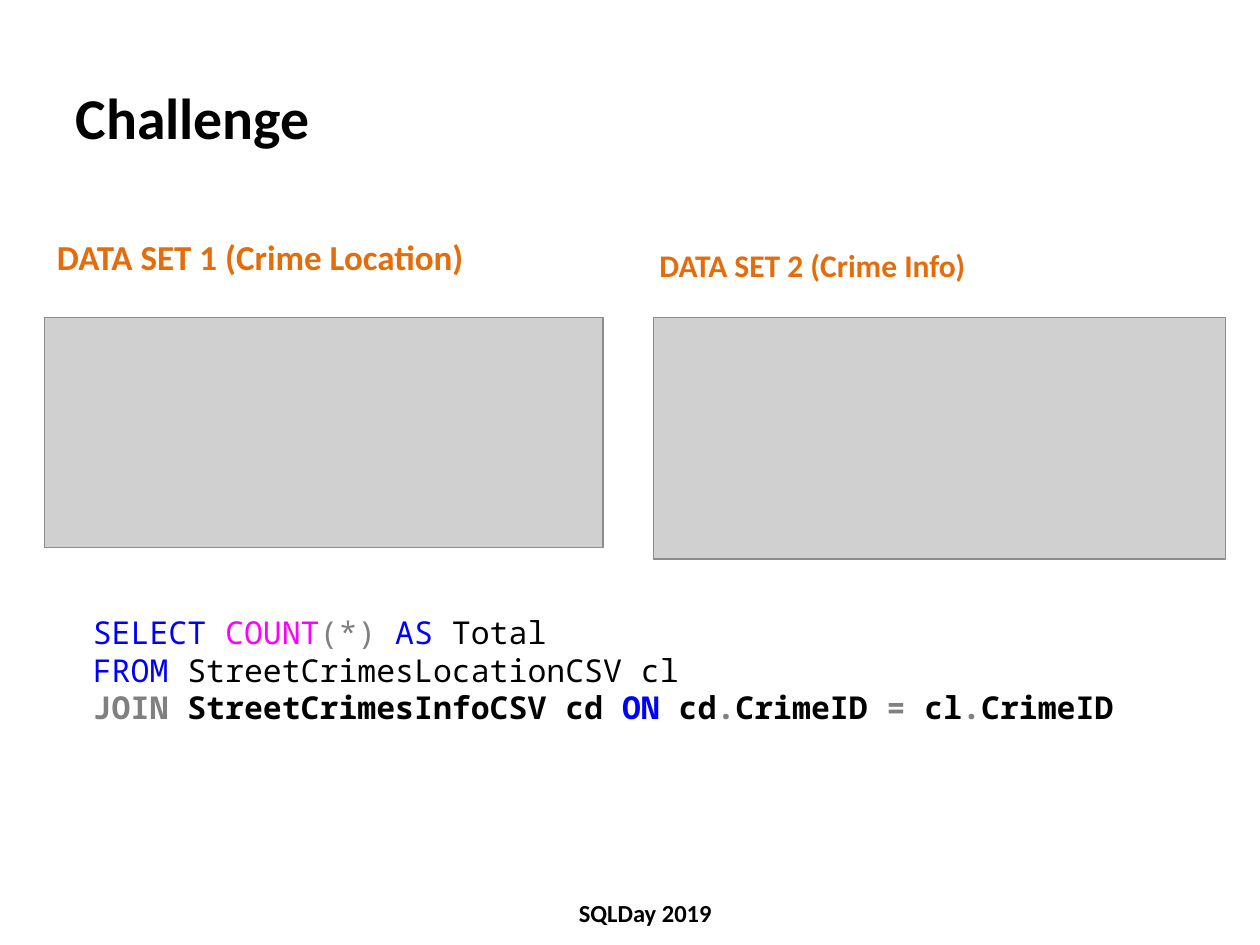
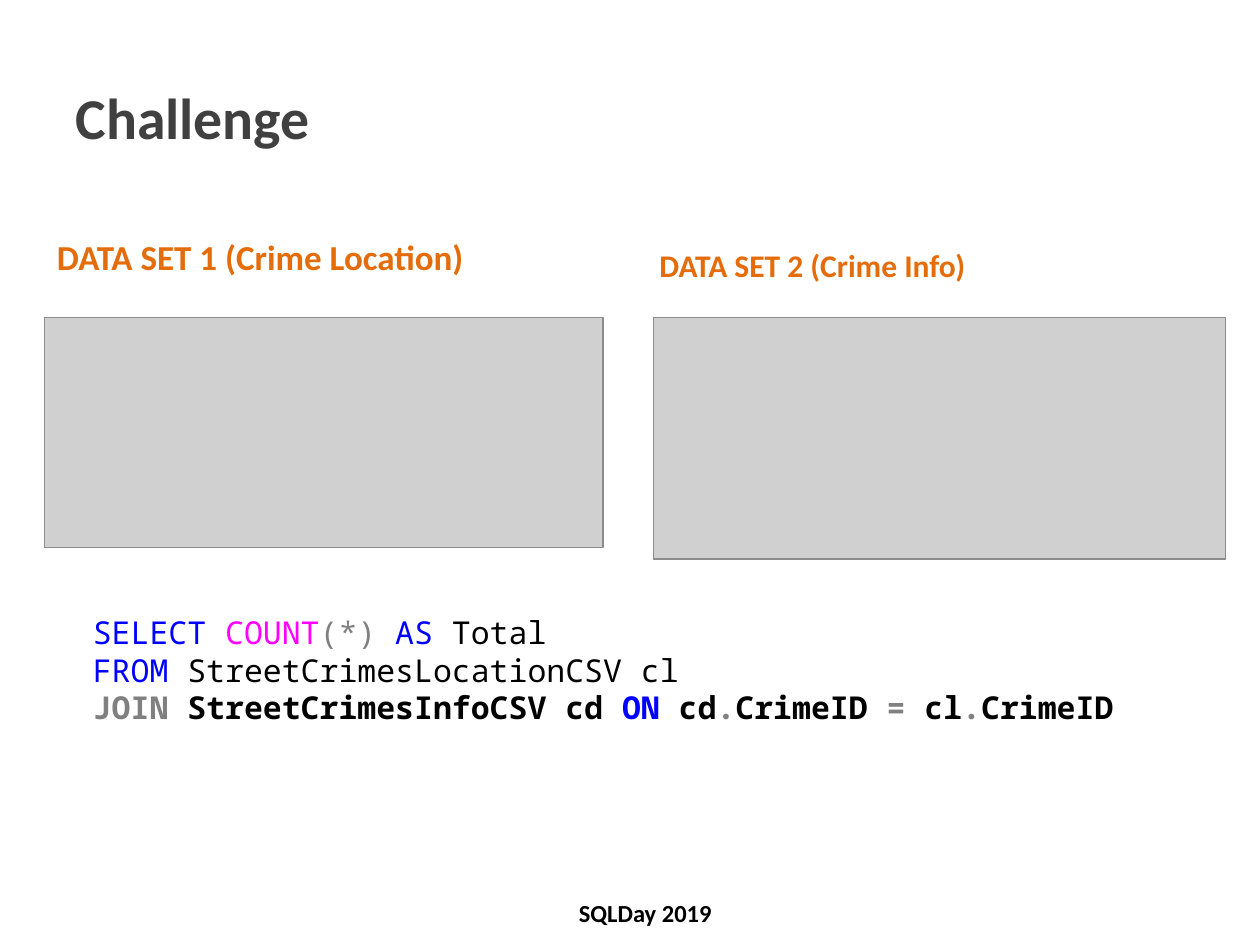
Before and after one commit to cloud4yourdata/CommunityEvents, a slide deck: slide 23 of SQLDay2019/SQLDay2019_PartitioningInBigDataSolutions.pptx. Drawn at 1260x945 pixels with LibreOffice and Linux fonts; fonts in the diff are those of the drawing; grey boxes stand for pictures; background and template pictures are left out. Boxes give left, top, right and bottom in pixels: in the first picture for what was removed or moved away, otherwise in the second. Text is boxed around its words. In the diff, an @@ line names an element or a change of style, - is before the commit and + after.

```diff
--- a/SQLDay2019/SQLDay2019_PartitioningInBigDataSolutions.pptx
+++ b/SQLDay2019/SQLDay2019_PartitioningInBigDataSolutions.pptx
@@ title "Challenge" at box(76, 98, 310, 149): text colour #000000 to #404040 @@
```
Also in this commit, not shown: 17 other slides changed, 1 other file.
